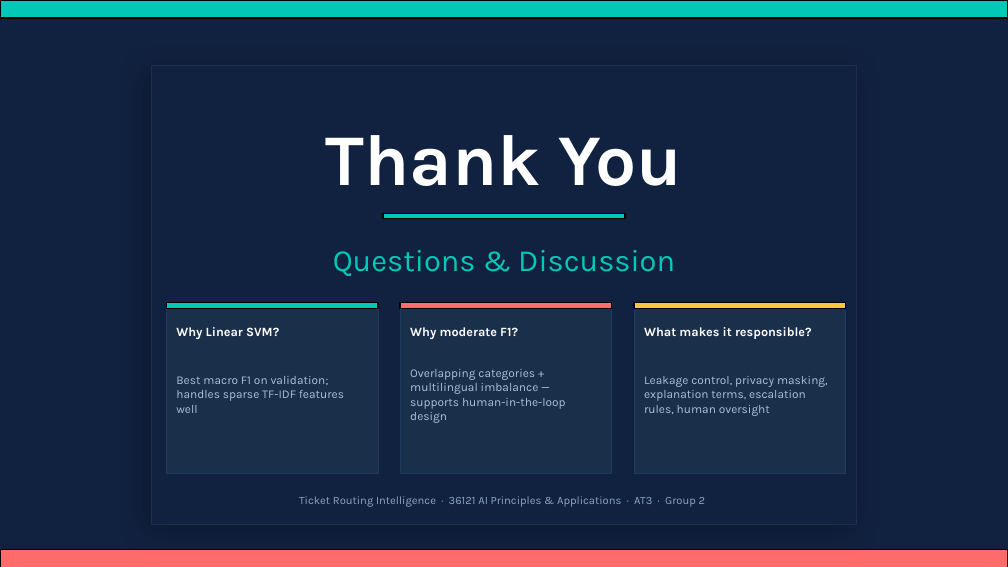
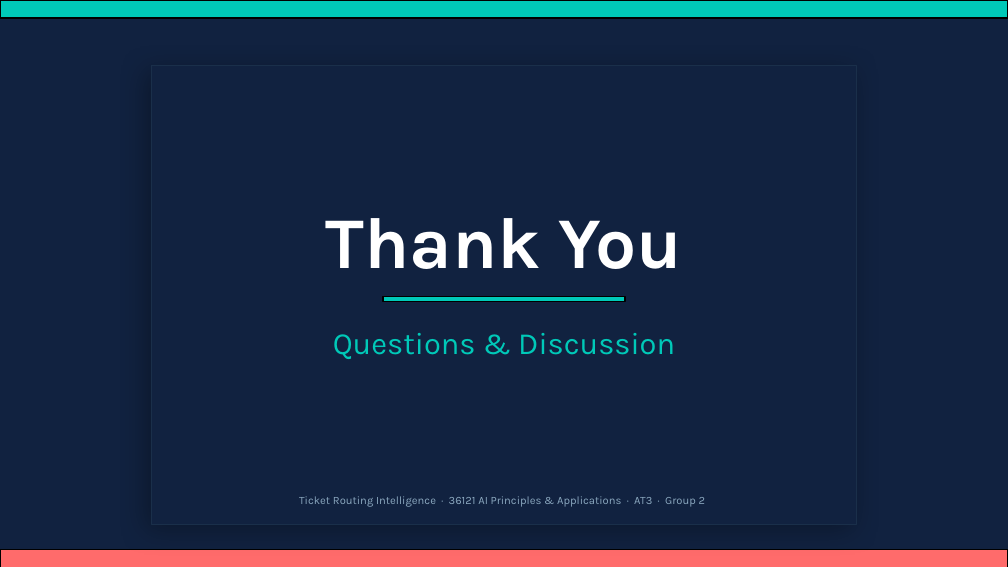
Before and after one commit to uts-study-spaces/trn-uts-aipa, a slide deck: slide 9 of presentation/AT3_Slide_Group_2.pptx. Drawn at 1008x567 pixels with LibreOffice and Linux fonts; fonts in the diff are those of the drawing. Boxes give left, top, right and bottom in pixels: in the first picture for what was removed or moved away, otherwise in the second. Text is boxed around its words. In the diff, an @@ line names an element or a change of style, - is before the commit and + after.

Commit message:
Update group presentation slides

```diff
--- a/presentation/AT3_Slide_Group_2.pptx
+++ b/presentation/AT3_Slide_Group_2.pptx
@@ 2 texts, 1 rectangle: place and size @@
-2 texts, 1 rectangle at [326,135,683,276]
+2 texts, 1 rectangle at [326,218,683,359]
@@ rectangle removed at [166,302,378,474] @@
@@ rectangle removed at [166,302,378,308] @@
@@ text removed at [176,327,279,339] @@
-Why Linear SVM?
@@ rectangle removed at [400,302,612,474] @@
@@ rectangle removed at [400,302,612,308] @@
@@ text removed at [410,327,518,339] @@
-Why moderate F1?
@@ rectangle removed at [634,302,846,474] @@
@@ rectangle removed at [634,302,846,308] @@
@@ text removed at [644,327,812,339] @@
-What makes it responsible?
@@ text removed at [176,376,344,413] @@
-Best macro F1 on validation; handles sparse TF-IDF features well
@@ text removed at [410,369,566,423] @@
-Overlapping categories + multilingual imbalance — supports human-in-the-loop design
@@ text removed at [644,376,828,416] @@
-Leakage control, privacy masking, explanation terms, escalation rules, human oversight
```
